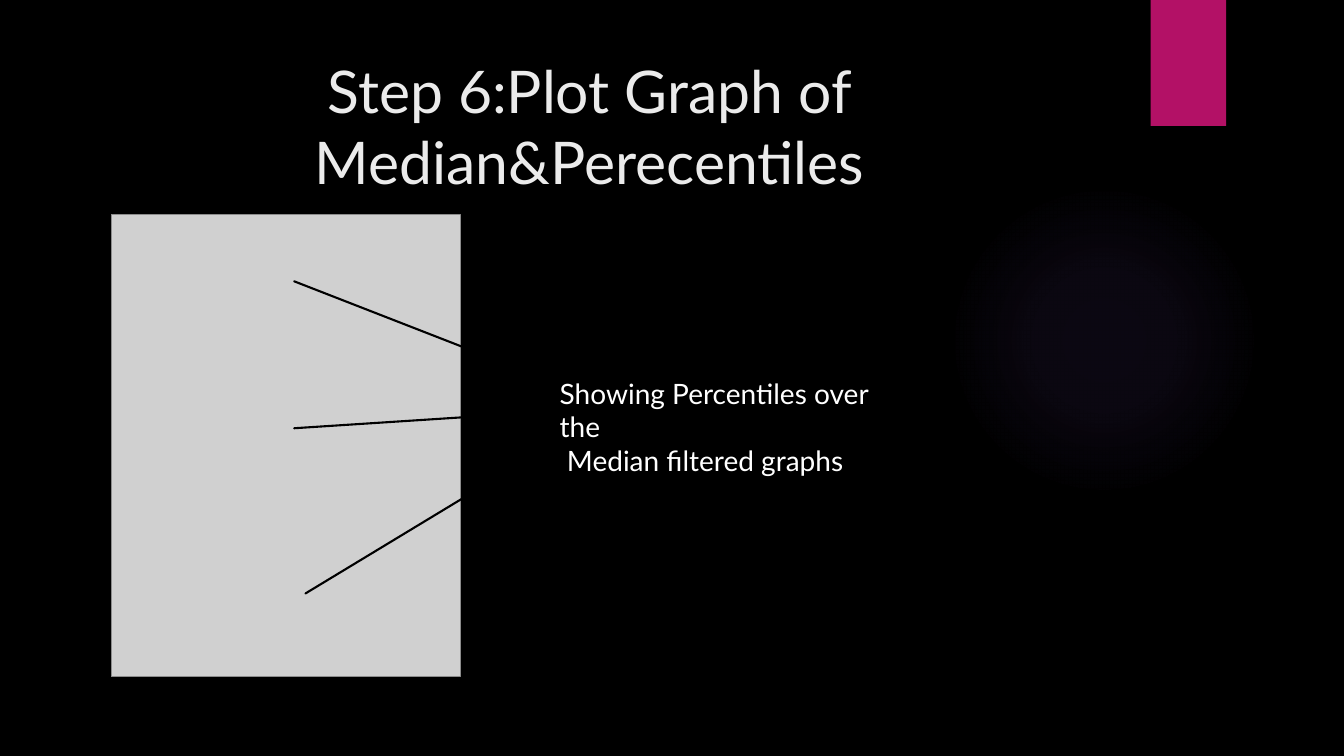
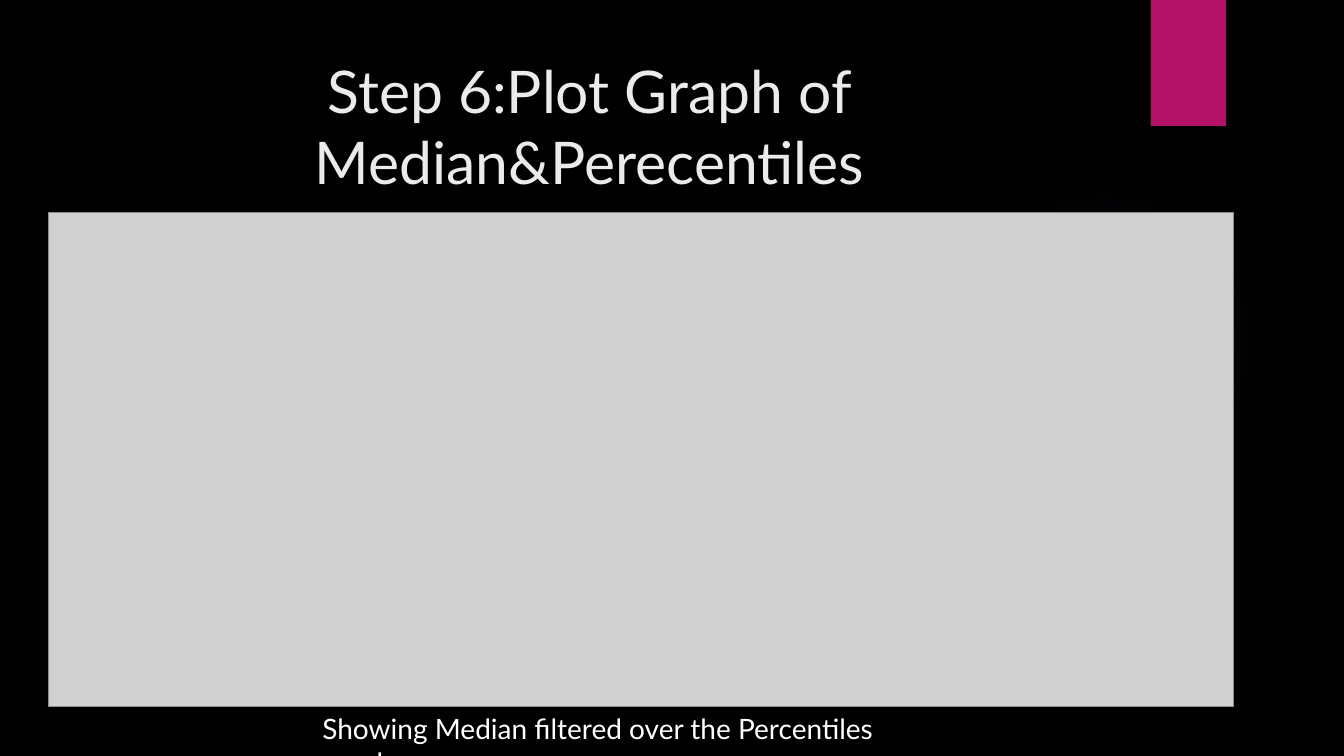
Before and after one commit to Omri110/Gyroscope-step-modeling--Matlab, a slide deck: slide 20 of Project_Presentation.pptx (slide 16 before the commit). Drawn at 1344x756 pixels with LibreOffice and Linux fonts; fonts in the diff are those of the drawing; grey boxes stand for pictures; background and template pictures are left out. Boxes give left, top, right and bottom in pixels: in the first picture for what was removed or moved away, otherwise in the second. Text is boxed around its words. In the diff, an @@ line names an element or a change of style, - is before the commit and + after.

```diff
--- a/Project_Presentation.pptx
+++ b/Project_Presentation.pptx
@@ picture added at box(48, 213, 1234, 707) @@
@@ picture removed at box(112, 215, 461, 678) @@
@@ arrow removed from (294, 281) to (534, 375) @@
@@ arrow removed from (294, 429) to (510, 414) @@
@@ arrow removed from (306, 594) to (549, 446) @@
@@ text at box(322, 718, 873, 744): text changed @@
-Showing Percentiles over the
-Median filtered graphs
+Showing Median filtered over the Percentiles graphs
```
Also in this commit, not shown: 4 other slides changed, 4 slides added, 49 other files.
